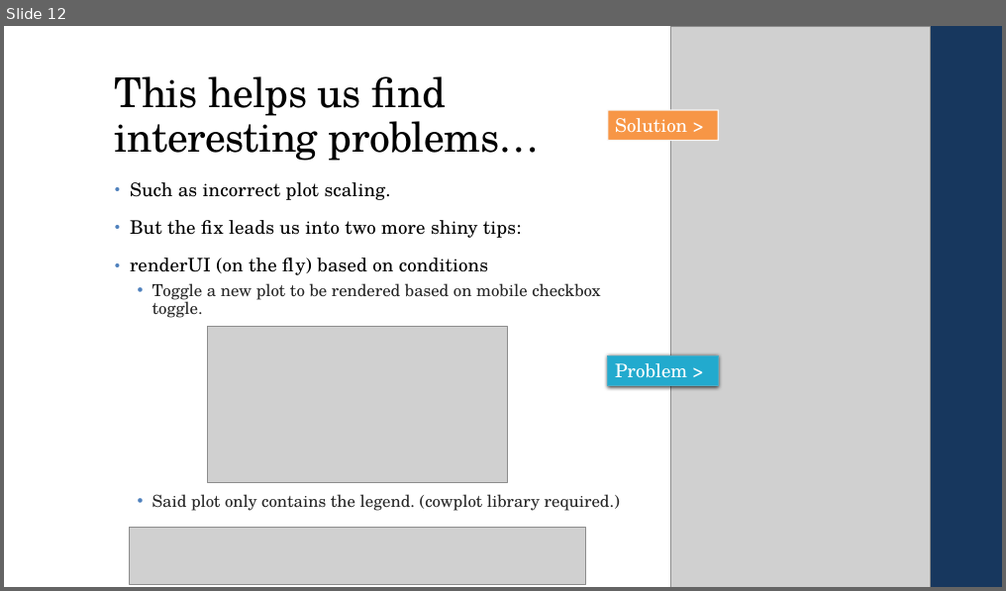
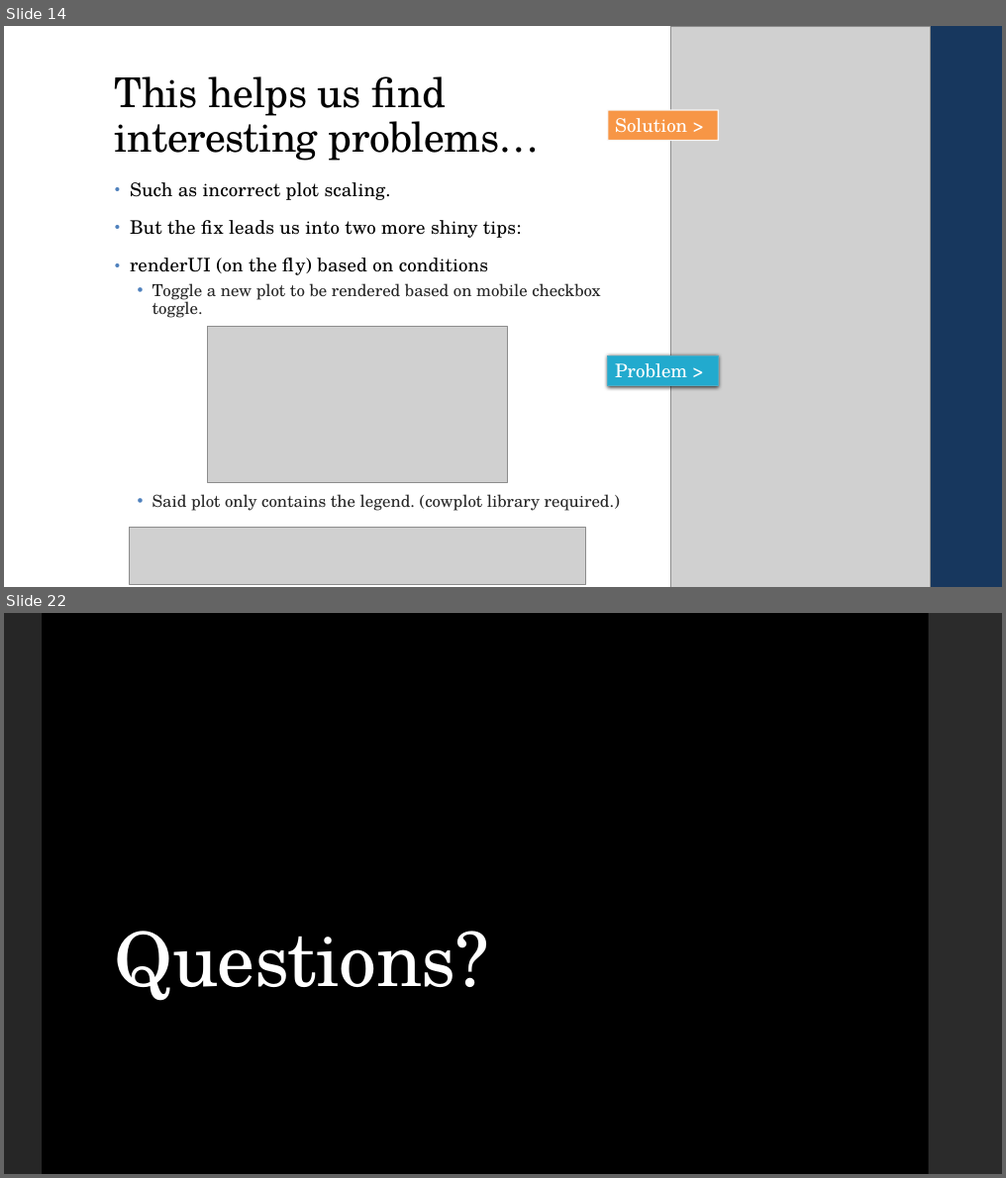
Before and after one commit to bmetenko/RShinyAppStore, a slide deck: Presentation/2019_08_15_RShinyPresentation.pptx. Shown one above the other, each under a label of ours: slide 12 before the commit, slides 14 and 22 after it; the slides between them are not shown. The pictures are 1006x591 and 1006x1178 pixels, drawn with LibreOffice and Linux fonts; fonts in the diff are those of the drawing; grey boxes stand for pictures; background and template pictures are left out. Boxes give left, top, right and bottom in pixels: in the first picture for what was removed or moved away, otherwise in the second. Text is boxed around its words. In the diff, an @@ line names an element or a change of style, - is before the commit and + after.

```diff
--- a/Presentation/2019_08_15_RShinyPresentation.pptx
+++ b/Presentation/2019_08_15_RShinyPresentation.pptx
@@ slide 22 added at [4,613,1002,1174], background picture (left out) @@
@@ rectangle added at [4,613,42,1174], fill #4F81BD @@
@@ rectangle added at [4,613,1002,1174], fill #000000 @@
@@ rectangle added at [4,613,42,1174], fill #303030 at 80% opacity @@
@@ rectangle added at [929,613,1002,1174], fill #303030 at 90% opacity @@
@@ title added at [115,931,489,1001], 72 pt, text #FFFFFF @@
+Questions?
@@ what was slide 12 is now slide 14 @@
```
Also in this commit, not shown: 10 slides changed, 7 other slides added, 1 slide removed.
